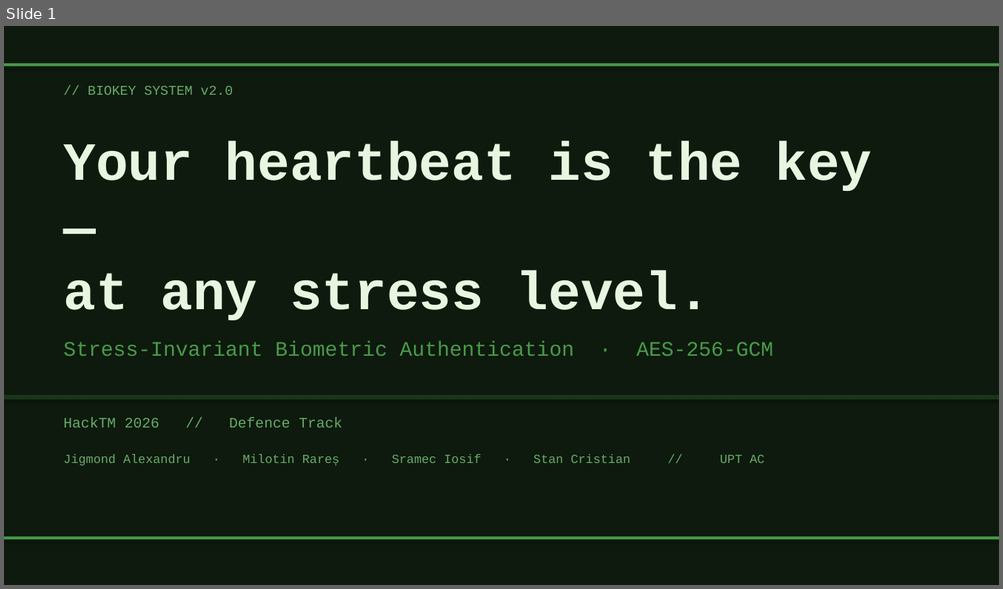
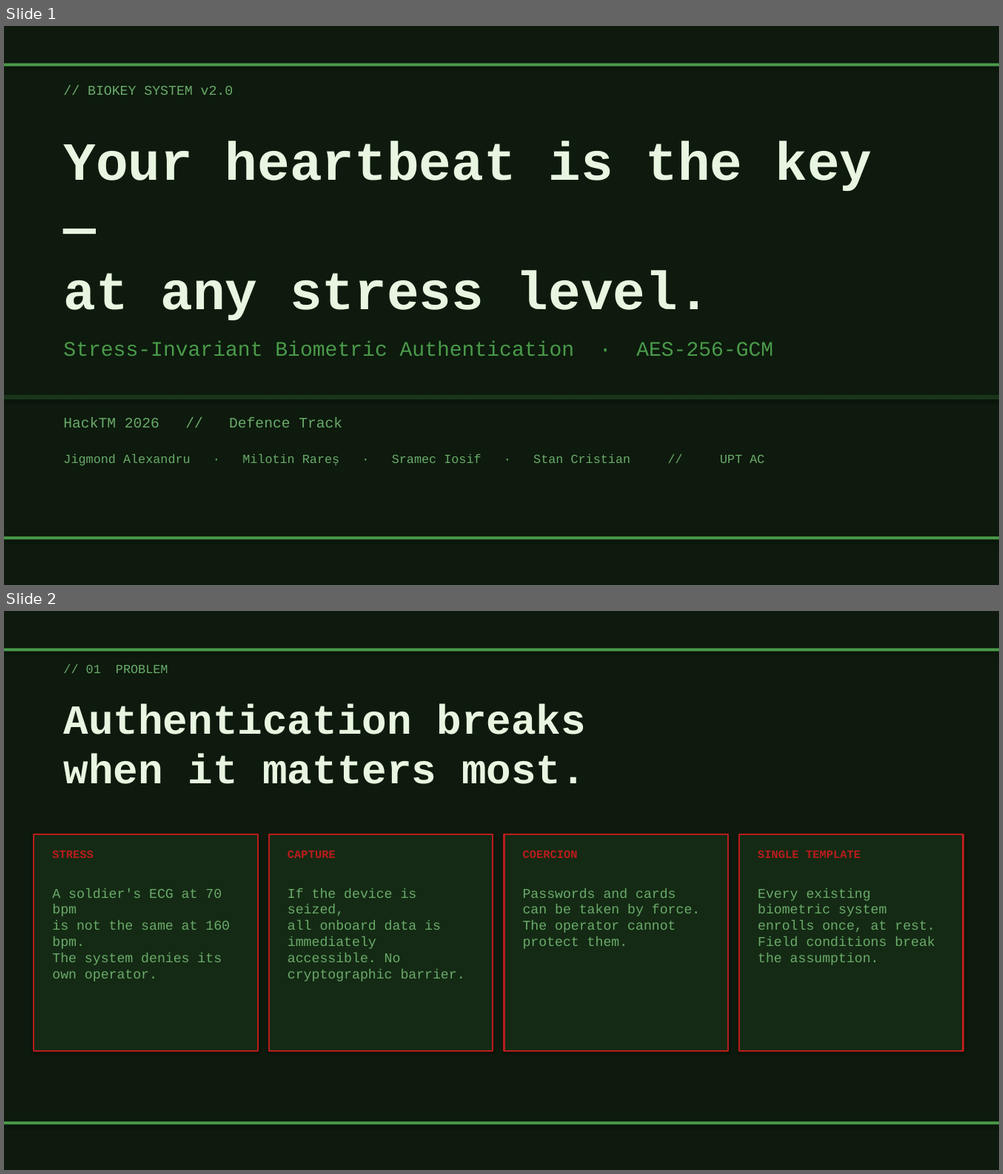
Before and after one commit to IosifSramec/biokey, a slide deck: BioKey_Presentation.pptx. Shown one above the other, each under a label of ours: slide 1 before the commit, slides 1 and 2 after it. The pictures are 1003x589 and 1003x1174 pixels, drawn with LibreOffice and Linux fonts; fonts in the diff are those of the drawing. Boxes give left, top, right and bottom in pixels: in the first picture for what was removed or moved away, otherwise in the second. Text is boxed around its words. In the diff, an @@ line names an element or a change of style, - is before the commit and + after.

```diff
--- a/BioKey_Presentation.pptx
+++ b/BioKey_Presentation.pptx
@@ slide 2 added at [4,611,999,1170], background #0D1A0D @@
@@ rectangle added at [4,648,999,651], fill #4A9A4A @@
@@ text added at [86,665,168,673], 12 pt, text #6AAA6A @@
+// 01 PROBLEM
@@ text added at [63,704,586,784], 40 pt, text #E8F5E0, bold @@
+Authentication breaks
+when it matters most.
@@ rectangle added at [34,834,258,1051], fill #142A14, outline #B91C1C 1.5 pt @@
@@ text added at [52,850,94,858], 11 pt, text #B91C1C, bold @@
+STRESS
@@ rectangle added at [269,834,492,1051], fill #142A14, outline #B91C1C 1.5 pt @@
@@ text added at [287,850,336,858], 11 pt, text #B91C1C, bold @@
+CAPTURE
@@ rectangle added at [504,834,728,1051], fill #142A14, outline #B91C1C 1.5 pt @@
@@ text added at [523,850,578,858], 11 pt, text #B91C1C, bold @@
+COERCION
@@ rectangle added at [739,834,963,1051], fill #142A14, outline #B91C1C 1.5 pt @@
@@ text added at [757,850,860,858], 11 pt, text #B91C1C, bold @@
+SINGLE TEMPLATE
@@ text added at [52,889,230,982], 13 pt, text #6AAA6A @@
+A soldier's ECG at 70 bpm
+is not the same at 160 bpm.
+The system denies its own operator.
@@ text added at [287,889,465,982], 13 pt, text #6AAA6A @@
+If the device is seized,
+all onboard data is immediately
+accessible. No cryptographic barrier.
@@ text added at [523,889,700,949], 13 pt, text #6AAA6A @@
+Passwords and cards
+can be taken by force.
+The operator cannot protect them.
@@ text added at [757,889,934,965], 13 pt, text #6AAA6A @@
+Every existing biometric system
+enrolls once, at rest.
+Field conditions break the assumption.
@@ rectangle added at [4,1122,999,1125], fill #4A9A4A @@
```
Also in this commit, not shown: 1 slide changed, 1 other slide added, 8 slides removed, 4 other files.
